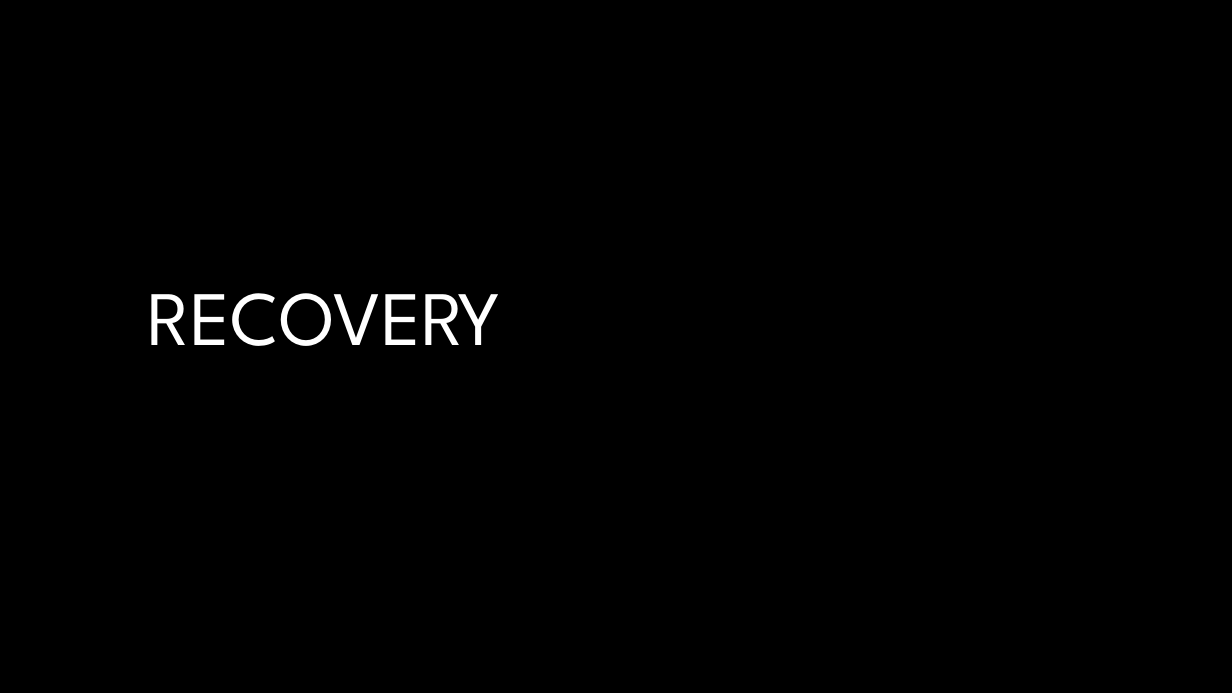
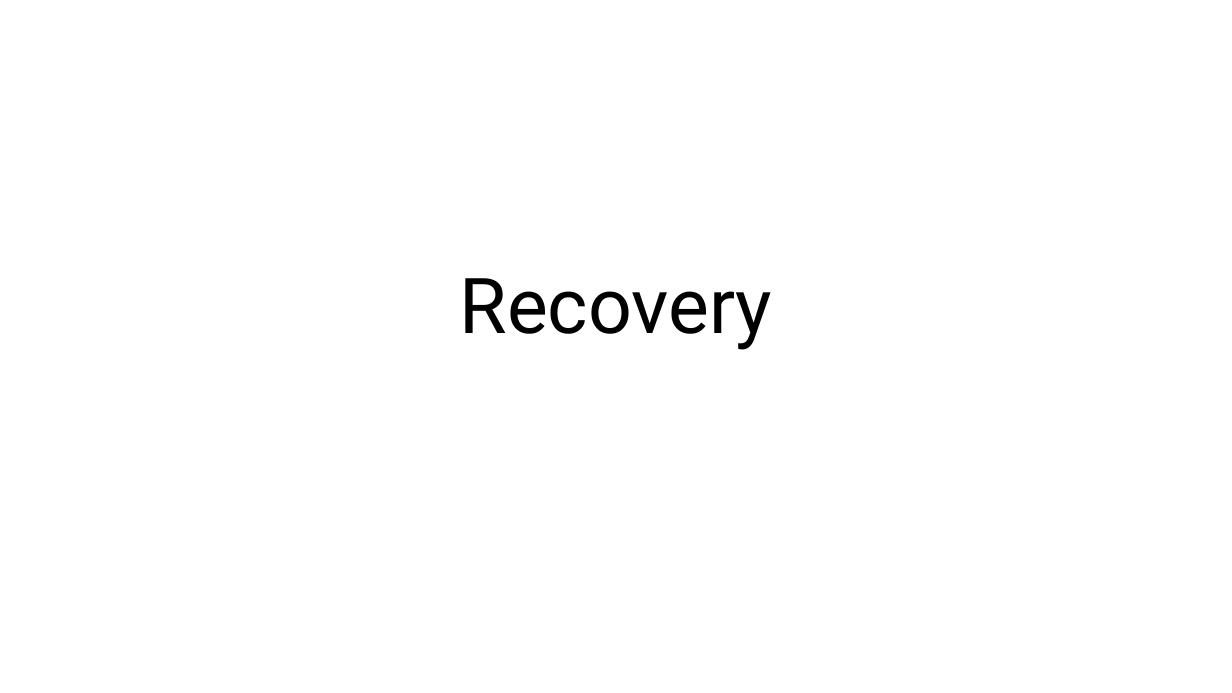
Before and after one commit to desmond-lartey/Wildfire-Assessment, a slide deck: slide 19 of Wildfire Assessment edited2.pptx. Drawn at 1232x693 pixels with LibreOffice and Linux fonts; fonts in the diff are those of the drawing; background and template pictures are left out. Boxes give left, top, right and bottom in pixels: in the first picture for what was removed or moved away, otherwise in the second. Text is boxed around its words. In the diff, an @@ line names an element or a change of style, - is before the commit and + after.

```diff
--- a/Wildfire Assessment edited2.pptx
+++ b/Wildfire Assessment edited2.pptx
@@ background #000000 to #FFFFFF @@
@@ title at (x1=460, y1=278, x2=773, y2=350): text changed; font League Spartan to Roboto; text colour #FFFFFF to #000000 @@
-RECOVERY
+Recovery
```
Also in this commit, not shown: 29 other slides changed, 1 slide added, 1 slide removed, 23 other files.
